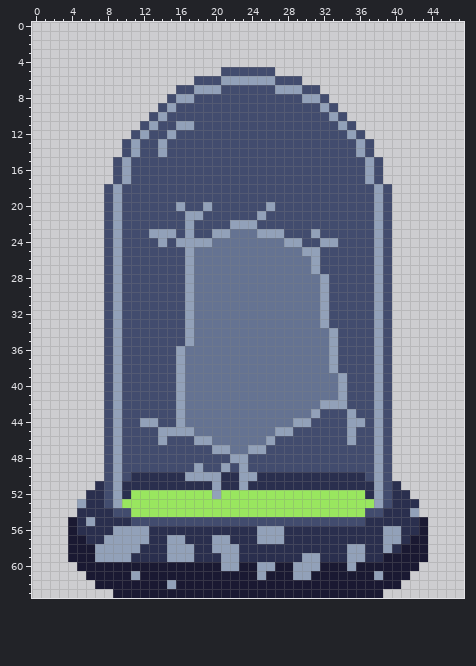
Pixel-art file -- assets/Broken_Capsule.aseprite. The picture above is the old version.
48x64 pixels, 1 frame.
After:
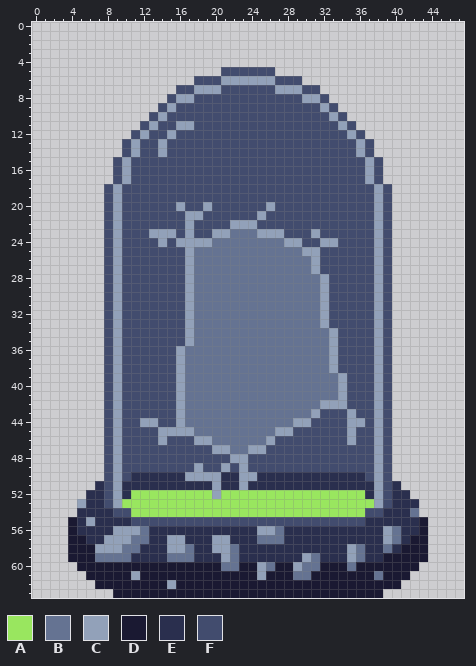
Palette (. is transparent): A #99e65f  B #657392  C #92a1b9  D #1a1932  E #2a2f4e  F #424c6e
Changes in this commit:
Layer "Broken":
y 54: x 42 C -> B
y 56: x 12 C -> B; x 27 C -> B; x 40 C -> B
y 57: x 11..12 CC -> BB; x 25..27 CCC -> BBB; x 40 C -> B
y 58: x 10..11 CC -> BB; x 17 C -> B; x 22 C -> B; x 36 C -> B; x 39 C -> B
y 59: x 7..10 CCCC -> BBBB; x 15..17 CCC -> BBB; x 22 C -> B; x 31 C -> B; x 36 C -> B
y 60: x 21..22 CC -> BB; x 26 C -> B; x 30..31 CC -> BB; x 35 C -> B
y 61: x 29..30 CC -> BB; x 38 C -> B
Changed places in both pictures, as pixel boxes (x1, y1, x2, y2):
changed: (221, 508, 419, 580)
changed: (95, 526, 194, 562)
